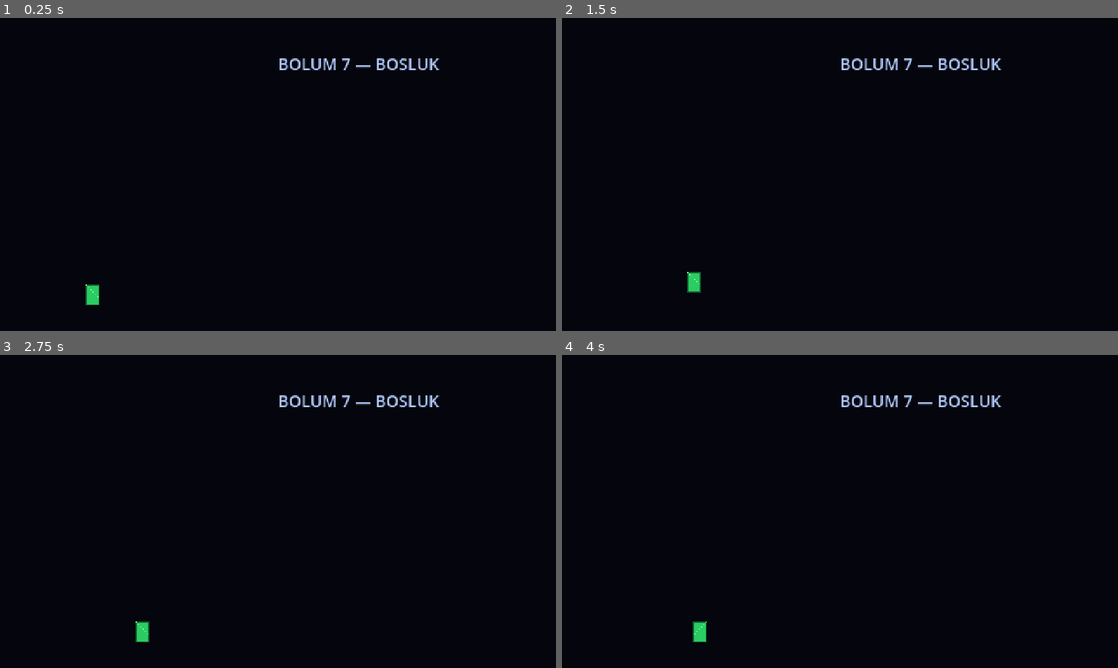
Above: before the commit, frames 1-4 (two rows, left to right).
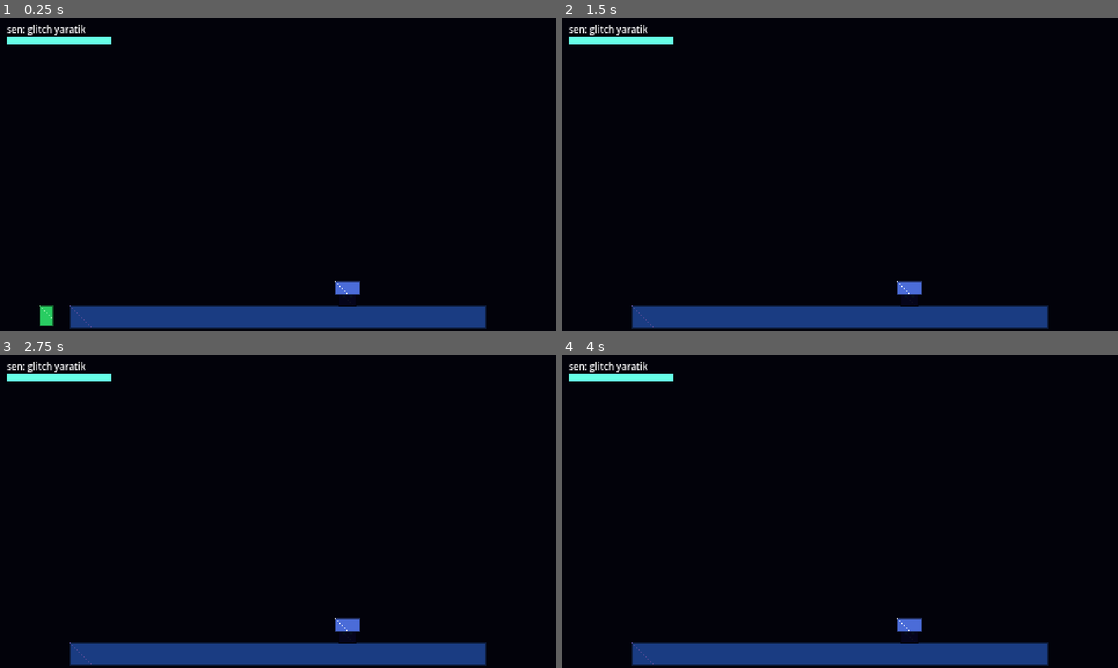
Above: after the commit, the same moments.

Repository: Eruldin/Honor-Meselesi
Game: Godot game, scene res://src/levels/ch7/Ch7.tscn
The game is run twice, just before and just after one commit, with the same random seed, the same clock (stepped at 60 frames per second) and the same inputs. This scene is started directly instead of the project's main scene.
Inputs (mouse positions are in pixels of both pictures, inside the frame that each line leads up to):
- Up to frame 1 (0.25 s): no input
- Up to frame 2 (1.5 s): tap Enter at 0.5 s; move the mouse to (962, 158) at 0.52 s; hold D (move_right) 0.53-1.25 s; tap J (attack) at 0.6 s; click (962, 158) at 0.67 s; tap Space (jump) at 0.77, 1.07 s; tap L (dash) at 0.8 s; drag from (728, 190) to (689, 265) at 1.27 s
- Up to frame 3 (2.75 s): tap Space (jump) at 2 s; move the mouse to (333, 442) at 2.02 s; hold D (move_right) from 2.03 s (still down); hold Space (jump) from 2.03 s (still down); tap K (parry) at 2.1 s
- Up to frame 4 (4 s): release D (move_right) at 2.75 s; release Space (jump) at 2.75 s; drag from (812, 574) to (723, 630) at 2.77 s; tap Enter at 3.5 s; move the mouse to (1006, 558) at 3.52 s; hold A (move_left) from 3.53 s (still down); tap J (attack) at 3.6 s; tap Space (jump) at 3.77 s; tap L (dash) at 3.8 s

The runs differ from the first frame. In frame 1, 7.3% of the frame differs, in the area x 1-88%, y 2-100%; in frame 2, 7.2%; in frame 3, 7.2%; in frame 4, 7.2%.

Commit message:
M10: Bolum 7 — Bosluk/final: perspektif kaymasi + Ouroboros
- GlitchCreature oynanabilir karakter (uçan, glitch-blink dash,
  glitch tanesi saldirisi) — oyuncu artik yaratik
- SamuraiBoss: oyuncunun samurayi final boss (ayni sheet'ler + kasa,
  slash/dash/parry-durusu AI'si, F2 cift savrulus)
- Intro cutscene: yaratik kasayi geri verir, glitch crescendo ->
  kontrol degisimi
- Ouroboros: boss yenilgisi -> yaratik kasayi alir -> jenerik ->
  sahne Prolog'a doner (dongu kapanir)
- test_ch7 (3 test) — 76/76 + 3 = su an hepsi yesil

Generated with [Devin](https://devin.ai)

Co-Authored-By: Devin <158243242+devin-ai-integration[bot]@users.noreply.github.com>

Diff:
--- a/assets_manifest.json
+++ b/assets_manifest.json
@@ -875,6 +875,52 @@
       ],
       "fps": 8,
       "pack": "0x72 Dungeon"
+    },
+    "enemy/final_samurai": {
+      "path": "sprites/samurai/FREE_Samurai 2D Pixel Art v1.2/Sprites/IDLE.png",
+      "region": [
+        0,
+        0,
+        96,
+        96
+      ],
+      "pack": "FREE_Samurai"
+    },
+    "enemy/final_samurai/idle": {
+      "path": "sprites/samurai/FREE_Samurai 2D Pixel Art v1.2/Sprites/IDLE.png",
+      "frame": [
+        96,
+        96
+      ],
+      "fps": 8,
+      "pack": "FREE_Samurai"
+    },
+    "enemy/final_samurai/walk": {
+      "path": "sprites/samurai/FREE_Samurai 2D Pixel Art v1.2/Sprites/RUN.png",
+      "frame": [
+        96,
+        96
+      ],
+      "fps": 10,
+      "pack": "FREE_Samurai"
+    },
+    "enemy/final_samurai/attack": {
+      "path": "sprites/samurai/FREE_Samurai 2D Pixel Art v1.2/Sprites/ATTACK 1.png",
+      "frame": [
+        96,
+        96
+      ],
+      "fps": 14,
+      "pack": "FREE_Samurai"
+    },
+    "enemy/final_samurai/hurt": {
+      "path": "sprites/samurai/FREE_Samurai 2D Pixel Art v1.2/Sprites/HURT.png",
+      "frame": [
+        96,
+        96
+      ],
+      "fps": 8,
+      "pack": "FREE_Samurai"
     }
   }
 }
--- /dev/null
+++ b/src/enemies/samurai_boss.gd
@@ -0,0 +1,174 @@
+class_name SamuraiBoss
+extends BossBase
+## Bolum 7 final boss'u — oyuncunun pesine dustugu samurayin kendisi.
+## player/samurai/* sheet'lerini kullanir (ayni animasyonlar, basinda
+## kasa). Saldirilari oyuncunun hareket setini yansitir: yaklasma,
+## telegraph -> kilic savrulusu, dash-gecisi, ara ara parry-durusu.
+## F2 (%50): daha hizli + cift savrulus.
+
+enum BState { SLEEP, APPROACH, TELL, SLASH, DASH_THROUGH, PARRY_STANCE, GAP }
+
+var bstate := BState.SLEEP
+var _t := 0.0
+var _player: Node2D
+var facing := -1
+var _slash_hitbox: Hitbox
+var _combo := 0
+var arena_root: Node2D
+var arena_left := 0.0
+var arena_right := 0.0
+
+
+func _init() -> void:
+	max_hp = 26
+	body_size = Vector2(14, 20)
+	contact_damage = false
+	asset_key = &"final_samurai"
+	phase_thresholds = [0.5]
+
+
+func _ready() -> void:
+	super._ready()
+	# Kasa — final boss samurayin tam hali
+	if AssetLoader.has_asset(&"prop/hat"):
+		var hat := Sprite2D.new()
+		hat.texture = AssetLoader.texture(&"prop/hat", Vector2i(22, 12))
+		hat.position = Vector2(0, -body_size.y * 0.62)
+		add_child(hat)
+	_slash_hitbox = Hitbox.new()
+	_slash_hitbox.collision_layer = 32
+	_slash_hitbox.collision_mask = 4
+	var col := CollisionShape2D.new()
+	var rect := RectangleShape2D.new()
+	rect.size = Vector2(18, 16)
+	col.shape = rect
+	_slash_hitbox.add_child(col)
+	add_child(_slash_hitbox)
+	_slash_hitbox.deactivate()
+
+
+func on_activated() -> void:
+	bstate = BState.APPROACH
+	_t = 1.2
+	Pictogram.show_on(self, &"alarm", 1.2, Vector2(0, -30))
+
+
+func on_phase_changed(_p: int) -> void:
+	FX.glitch(1.0, 0.8)
+	FX.shake(3.0, 0.4)
+
+
+func _physics_process(delta: float) -> void:
+	super._physics_process(delta)
+	if not active or not health.is_alive():
+		return
+	if _player == null:
+		_player = get_tree().get_first_node_in_group(&"player")
+		return
+	var dx: float = _player.global_position.x - global_position.x
+	facing = 1 if dx > 0 else -1
+	_t -= delta
+	var speed := 42.0 if phase >= 1 else 32.0
+
+	match bstate:
+		BState.APPROACH:
+			velocity.x = facing * speed
+			if _t <= 0.0:
+				_choose(dx)
+		BState.TELL:
+			velocity.x = 0.0
+			var c := Color(1.5, 1.2, 0.7)
+			sprite.modulate = c
+			if anims != null:
+				anims.modulate = c
+			if _t <= 0.0:
+				_do_slash()
+		BState.SLASH:
+			velocity.x = facing * 60.0
+			if _t <= 0.0:
+				_slash_hitbox.deactivate()
+				_combo += 1
+				# F2'de ikinci savrulus zincirlenir
+				if phase >= 1 and _combo % 2 == 1:
+					bstate = BState.TELL
+					_t = 0.3
+				else:
+					bstate = BState.GAP
+					_t = 1.0 if phase >= 1 else 1.4
+		BState.DASH_THROUGH:
+			velocity.x = facing * 190.0
+			if _t <= 0.0:
+				bstate = BState.GAP
+				_t = 0.9
+		BState.PARRY_STANCE:
+			velocity.x = 0.0
+			var c := Color(0.7, 0.9, 1.6)
+			sprite.modulate = c
+			if anims != null:
+				anims.modulate = c
+			if _t <= 0.0:
+				sprite.modulate = Color.WHITE
+				if anims != null:
+					anims.modulate = Color.WHITE
+				bstate = BState.GAP
+				_t = 0.8
+		BState.GAP:
+			velocity.x = move_toward(velocity.x, 0.0, 700.0 * delta)
+			if _t <= 0.0:
+				bstate = BState.APPROACH
+				_t = 1.2
+
+
+func _choose(dx: float) -> void:
+	_atk_tick += 1
+	var pick := _atk_tick % 4
+	match pick:
+		0, 2:
+			if absf(dx) < 46.0:
+				bstate = BState.TELL
+				_t = 0.45
+			else:
+				_start_dash()
+		1:
+			_start_dash()
+		_:
+			if phase >= 1:
+				bstate = BState.PARRY_STANCE
+				_t = 0.9
+			else:
+				bstate = BState.TELL
+				_t = 0.45
+
+
+var _atk_tick := 0
+
+
+func _do_slash() -> void:
+	bstate = BState.SLASH
+	_t = 0.28
+	sprite.modulate = Color.WHITE
+	if anims != null:
+		anims.modulate = Color.WHITE
+	play_anim(&"attack", 0.4)
+	_slash_hitbox.position.x = facing * 12.0
+	_slash_hitbox.activate(DamageInfo.make(
+		1, self, Vector2(facing * 130.0, -50.0), true, true))
+	AudioManager.play_sfx(&"sfx/attack", global_position)
+
+
+func _start_dash() -> void:
+	bstate = BState.DASH_THROUGH
+	_t = 0.35
+	AudioManager.play_sfx(&"sfx/dash", global_position)
+
+
+## Parry durusu sirasinda onden gelen vuruslar kivilcimlanir.
+func take_damage(info: DamageInfo) -> void:
+	if bstate == BState.PARRY_STANCE and info.source != null:
+		var dx := info.source.global_position.x - global_position.x
+		if (dx > 0) == (facing > 0):
+			FX.spark(hurtbox.global_position + Vector2(facing * 6, -4))
+			FX.hitstop(0.05)
+			AudioManager.play_sfx(&"sfx/parry", global_position)
+			return
+	super.take_damage(info)
--- a/src/levels/ch7/ch7.gd
+++ b/src/levels/ch7/ch7.gd
@@ -1,45 +1,240 @@
 extends Node2D
-## Bolum 7 stub (gercek Void/final + perspektif kaymasi M10'da).
-
-var samurai: Samurai
+## M10 — Bolum 7: Bosluk/Final. Perspektif kaymasi:
+## Oyuncu aslinda Glitch Yaratik — samuray (kasa geri almis) final boss
+## olarak onunla savasir. Yenilgi -> Ouroboros: yaratik kasayi geri
+## birakip CRT'ye siner -> sahne Prolog'a doner (dongu kapanir).
+
+const PROLOG_PATH := "res://src/levels/prolog/Prolog.tscn"
+const FLOOR_Y := 250.0
+
+@export var auto_advance := true
+
+var samurai: Samurai            ## giris cutscene'i icin (sonra boss'a cevrilir)
+var creature: GlitchCreature    ## oyuncu — perspektif kaymasi sonrasi
+var boss: SamuraiBoss
+var camera: ScreenShake
+var _player_fill: Control
+var _hud_label: Label
+var _boss_bar: Control
+var _boss_root: Control
+var _respawn_pending := false
+var _hat_prop: Sprite2D
+var _black: ColorRect
 
 
 func _ready() -> void:
 	GameState.current_chapter = &"ch7"
 	AudioManager.play_music(&"music/ch7")
+	_build_terrain()
+	_build_fx()
+	_build_hud()
+	EventBus.actor_died.connect(_on_actor_died)
+	if auto_advance:
+		_run_intro()
+	else:
+		_spawn_fight()  # testler icin dogrudan savas
+
+
+func _process(_delta: float) -> void:
+	if boss != null and is_instance_valid(boss) and boss.active:
+		_boss_root.visible = true
+		_boss_bar.size.x = 160.0 * float(boss.health.current) / maxf(boss.health.max_health, 1)
+	if creature != null and _player_fill != null:
+		_player_fill.size.x = 90.0 * float(creature.health.current) / maxf(creature.health.max_health, 1)
+
+
+func _build_terrain() -> void:
 	var bg := ColorRect.new()
-	bg.color = Color(0.02, 0.02, 0.05)
+	bg.color = Color(0.01, 0.01, 0.04)  # bosluk siyahi
 	bg.size = Vector2(480, 270)
 	add_child(bg)
-
-	var ground := StaticBody2D.new()
-	ground.collision_layer = 1
+	# Cok hafif uzak katman — kirik bellek artiklari
+	ParallaxBg.add(self, 480, [
+		{id = &"bg/ash_far", scroll = 0.05, modulate = Color(0.25, 0.2, 0.45, 0.5)},
+	])
+	# Tek genis platform — boslukta asili
+	var body := StaticBody2D.new()
+	body.collision_layer = 1
 	var col := CollisionShape2D.new()
 	var rect := RectangleShape2D.new()
-	rect.size = Vector2(480, 24)
+	rect.size = Vector2(360, 20)
 	col.shape = rect
-	ground.add_child(col)
-	ground.position = Vector2(240, 260)
-	add_child(ground)
-
+	body.add_child(col)
+	body.global_position = Vector2(240, FLOOR_Y + 8)
+	add_child(body)
+	var sp := Sprite2D.new()
+	sp.texture = AssetLoader.tiled_texture(&"terrain/ash_ground", Vector2i(360, 20))
+	sp.modulate = Color(0.35, 0.3, 0.6)
+	sp.global_position = body.global_position
+	add_child(sp)
+	# Karaltma perdesi (cutscene fade icin)
+	_black = ColorRect.new()
+	_black.color = Color.BLACK
+	_black.size = Vector2(480, 270)
+	_black.modulate.a = 0.0
+	_black.z_index = 60
+	add_child(_black)
+
+
+func _spawn_fight() -> void:
+	# Perspektif: oyuncu = Glitch Yaratik (solda, ufak), samuray = boss
+	creature = GlitchCreature.new()
+	creature.global_position = Vector2(150, FLOOR_Y - 10)
+	creature.set_input_source(PlayerInputSource.new())
+	add_child(creature)
+
+	boss = SamuraiBoss.new()
+	boss.name = "Samurai"
+	boss.arena_root = self
+	boss.arena_left = 60.0
+	boss.arena_right = 420.0
+	boss.global_position = Vector2(330, FLOOR_Y - 16)
+	add_child(boss)
+	boss.defeated.connect(_on_boss_defeated, CONNECT_ONE_SHOT)
+	boss.activate()
+
+
+func _run_intro() -> void:
+	# Samuray bosluga girer; ortada kasayi tutan yaratik bekler
 	samurai = Samurai.new()
-	samurai.global_position = Vector2(80, 230)
+	samurai.global_position = Vector2(40, FLOOR_Y - 20)
 	add_child(samurai)
 
-	var cam := ScreenShake.new()
-	cam.global_position = Vector2(240, 135)
-	add_child(cam)
-	cam.make_current()
+	_hat_prop = Sprite2D.new()
+	_hat_prop.texture = AssetLoader.texture(&"prop/hat", Vector2i(22, 12))
+	# Kasa, kucuk karanlik kutlenin ustunde (prolog yaratik gorunumu)
+	var blob := Node2D.new()
+	blob.name = "HatCreature"
+	var bs := Sprite2D.new()
+	bs.texture = AssetLoader.placeholder_texture("enemy/glitch_creature", Vector2i(16, 14))
+	bs.modulate = Color(0.05, 0.05, 0.12)
+	blob.add_child(bs)
+	for dx in [-3.0, 3.0]:
+		var eye := ColorRect.new()
+		eye.size = Vector2(2, 3)
+		eye.position = Vector2(dx - 1, -4)
+		eye.color = Color(0.4, 1.0, 0.9)
+		bs.add_child(eye)
+	_hat_prop.position = Vector2(0, -9)
+	blob.add_child(_hat_prop)
+	blob.global_position = Vector2(300, FLOOR_Y - 8)
+	add_child(blob)
+
+	samurai.sm.change_to(Samurai.S_CUTSCENE, true)
+	var cs := CutscenePlayer.new()
+	add_child(cs)
+	cs.play([
+		{op = "wait", t = 0.6},
+		{op = "walk_to", node = "samurai", x = 230, speed = 60.0},
+		{op = "picto", node = "samurai", icon = &"alarm", t = 1.0, wait = true},
+		# Yaratik kasayi samuraya geri verir — ve dunya kafamizin ustune ters doner
+		{op = "hop_to", node = "HatCreature", to = Vector2(280, FLOOR_Y - 40),
+			dur = 0.4, arc = 18.0},
+		{op = "call", fn = func() -> void:
+			_hat_prop.get_parent().remove_child(_hat_prop)
+			samurai.add_child(_hat_prop)
+			_hat_prop.position = Vector2(0, -24)},
+		{op = "wait", t = 0.4},
+		{op = "glitch", strength = 1.4, dur = 1.4},
+		{op = "fade", node = "black", to_a = 1.0, dur = 0.5},
+		{op = "call", fn = func() -> void:
+			# Perspektif kaymasi: samuray sahneden boss'a donusur,
+			# oyuncu yaratigi kontrol eder
+			samurai.queue_free()
+			blob.queue_free()
+			_spawn_fight()},
+		{op = "wait", t = 0.3},
+		{op = "fade", node = "black", to_a = 0.0, dur = 0.8},
+	], {"samurai": samurai, "HatCreature": blob, "black": _black})
+
+
+func _on_boss_defeated() -> void:
+	GameState.set_flag(&"ch7_boss_dead")
+	AudioManager.play_sfx(&"sfx/gameover")
+	await get_tree().create_timer(1.8, true).timeout
+	# Ouroboros: yaratik kasayi birakip CRT isigina siner -> Prolog
+	var cs := CutscenePlayer.new()
+	add_child(cs)
+	cs.play([
+		{op = "glitch", strength = 1.5, dur = 1.6},
+		{op = "hop_to", node = "creature", to = Vector2(240, FLOOR_Y - 30),
+			dur = 0.6, arc = 20.0},
+		{op = "call", fn = func() -> void:
+			var hat := Sprite2D.new()
+			hat.texture = AssetLoader.texture(&"prop/hat", Vector2i(22, 12))
+			hat.position = Vector2(0, -9)
+			creature.add_child(hat)},
+		{op = "wait", t = 0.6},
+		{op = "fade", node = "black", to_a = 1.0, dur = 1.0},
+		{op = "glitch", strength = 1.6, dur = 1.0},
+	], {"creature": creature, "black": _black},
+	func() -> void:
+		GameState.set_flag(&"ouroboros_done", true))
+	cs.finished.connect(_finish, CONNECT_ONE_SHOT)
+
+
+func _finish() -> void:
+	# Dongu kapanir — jenerik yazisi sonra Prolog'a don
+	AudioManager.play_music(&"music/credits")
+	var layer := CanvasLayer.new()
+	add_child(layer)
+	var label := Label.new()
+	label.text = "SAMSARA — dongu kapanir."
+	label.horizontal_alignment = HORIZONTAL_ALIGNMENT_CENTER
+	label.set_anchors_preset(Control.PRESET_CENTER)
+	label.add_theme_font_size_override("font_size", 14)
+	label.add_theme_color_override("font_color", Color(0.8, 0.9, 1.0))
+	layer.add_child(label)
+	await get_tree().create_timer(3.0, true).timeout
+	if auto_advance:
+		EventBus.scene_change_requested.emit(PROLOG_PATH)
+
+
+func _on_actor_died(actor: Node) -> void:
+	if actor != creature or _respawn_pending:
+		return
+	_respawn_pending = true
+	await get_tree().create_timer(1.4, true).timeout
+	creature.global_position = Vector2(150, FLOOR_Y - 10)
+	creature.velocity = Vector2.ZERO
+	creature.health.reset()
+	creature.dead = false
+	creature.sprite.scale = Vector2.ONE
+	creature.sprite.modulate = Color(0.05, 0.05, 0.12)
+	_respawn_pending = false
+
+
+func _build_fx() -> void:
+	camera = ScreenShake.new()
+	camera.global_position = Vector2(240, 135)
+	camera.limit_left = 0
+	camera.limit_right = 480
+	camera.limit_top = 0
+	camera.limit_bottom = 270
+	add_child(camera)
+	camera.make_current()
+	var fx := FxListener.new()
+	fx.camera_path = camera.get_path()
+	add_child(fx)
 	add_child(PostFX.new())
 	add_child(SettingsMenu.new())
 
+
+func _build_hud() -> void:
 	var layer := CanvasLayer.new()
 	add_child(layer)
-	var banner := Label.new()
-	banner.text = "BOLUM 7 — BOSLUK"
-	banner.horizontal_alignment = HORIZONTAL_ALIGNMENT_CENTER
-	banner.set_anchors_preset(Control.PRESET_CENTER_TOP)
-	banner.position.y = 30
-	banner.add_theme_font_size_override("font_size", 14)
-	banner.add_theme_color_override("font_color", Color(0.7, 0.8, 1.0))
-	layer.add_child(banner)
+	_hud_label = Label.new()
+	_hud_label.text = "sen: glitch yaratik"
+	_hud_label.position = Vector2(6, 4)
+	_hud_label.add_theme_font_size_override("font_size", 8)
+	layer.add_child(_hud_label)
+	var pb := HudBars.make(90, 7, Color(0.4, 1.0, 0.9))
+	pb.root.position = Vector2(6, 16)
+	layer.add_child(pb.root)
+	_player_fill = pb.fill
+	var bb := HudBars.make(160, 6, Color(0.9, 0.4, 0.3))
+	bb.root.position = Vector2(160, 250)
+	layer.add_child(bb.root)
+	_boss_root = bb.root
+	_boss_root.visible = false
+	_boss_bar = bb.fill
--- /dev/null
+++ b/src/player/glitch_bolt.gd
@@ -0,0 +1,46 @@
+class_name GlitchBolt
+extends Area2D
+## Glitch Yaratik'in menzilli saldirisi — cyan glitch tanesi.
+## Dusman katmanina (16) vurur, 1 hasar, duvara/fayiz mesafede silinir.
+
+var vel := Vector2(150, 0)
+var dmg := 1
+var src: Node
+var _life := 1.2
+
+
+func _ready() -> void:
+	collision_layer = 8
+	collision_mask = 16
+	var bc := CollisionShape2D.new()
+	var br := RectangleShape2D.new()
+	br.size = Vector2(6, 4)
+	bc.shape = br
+	add_child(bc)
+	var bs := Sprite2D.new()
+	bs.texture = AssetLoader.placeholder_texture("fx/bolt", Vector2i(6, 4))
+	bs.modulate = Color(0.4, 1.0, 0.9)
+	add_child(bs)
+	area_entered.connect(_on_hit)
+
+
+func _physics_process(delta: float) -> void:
+	position += vel * delta
+	# titresim — glitch dokusu
+	modulate.a = 0.7 + 0.3 * absf(sin(Time.get_ticks_msec() * 0.02))
+	_life -= delta
+	if _life <= 0.0:
+		queue_free()
+
+
+func _on_hit(area: Area2D) -> void:
+	var hb := area as Hurtbox
+	if hb == null:
+		return
+	var owner := hb.get_parent()
+	if owner != null and owner.has_method("take_damage"):
+		var s: Node = src if is_instance_valid(src) else null
+		owner.take_damage(DamageInfo.make(
+			dmg, s, Vector2(signf(vel.x) * 60.0, -20.0), false, false))
+	FX.hitstop(0.04)
+	queue_free()
--- /dev/null
+++ b/src/player/glitch_creature.gd
@@ -0,0 +1,122 @@
+class_name GlitchCreature
+extends CharacterBody2D
+## Bolum 7 — perspektif kaymasi: oyuncu artik Glitch Yaratik.
+## Hafif/ucan: dusuk yercekimi, kisik dusme hizi. Saldirisi glitch
+## tanesi (menzilli), dash'i kisa glitch-kaybolusu (i-frame).
+
+var input: InputSource
+var health: Health
+var hurtbox: Hurtbox
+var sprite: Sprite2D
+var facing := -1
+var _dash_cd := 0.0
+var _iframes := 0.0
+var _flicker := 0.0
+var dead := false
+
+signal died
+
+
+func _ready() -> void:
+	add_to_group(&"player")
+	collision_layer = 4
+	collision_mask = 1 | 32
+	var col := CollisionShape2D.new()
+	var rect := RectangleShape2D.new()
+	rect.size = Vector2(12, 10)
+	col.shape = rect
+	add_child(col)
+
+	# Prolog'daki yaratikla ayni gorunum: koyu kutle + cyan gozler
+	sprite = Sprite2D.new()
+	sprite.texture = AssetLoader.placeholder_texture("enemy/glitch_creature", Vector2i(16, 14))
+	sprite.modulate = Color(0.05, 0.05, 0.12)
+	add_child(sprite)
+	for dx in [-3.0, 3.0]:
+		var eye := ColorRect.new()
+		eye.size = Vector2(2, 3)
+		eye.position = Vector2(dx - 1, -4)
+		eye.color = Color(0.4, 1.0, 0.9)
+		sprite.add_child(eye)
+
+	health = Health.new()
+	health.max_health = 5
+	add_child(health)
+	health.died.connect(_on_died)
+
+	hurtbox = Hurtbox.new()
+	hurtbox.collision_layer = 4
+	hurtbox.collision_mask = 32
+	var hb := CollisionShape2D.new()
+	var hr := RectangleShape2D.new()
+	hr.size = Vector2(12, 10)
+	hb.shape = hr
+	hurtbox.add_child(hb)
+	add_child(hurtbox)
+	hurtbox.hit_received.connect(_on_hit_info)
+
+
+func set_input_source(src: InputSource) -> void:
+	if input != null:
+		input.queue_free()
+	input = src
+	add_child(input)
+
+
+func _physics_process(delta: float) -> void:
+	if dead or input == null:
+		return
+	input.poll()
+	_dash_cd = maxf(_dash_cd - delta, 0.0)
+	_iframes = maxf(_iframes - delta, 0.0)
+
+	# Ucan: hafif yercekimi + dusuk maks dusus
+	velocity.y = minf(velocity.y + 500.0 * delta, 90.0)
+	var dir := input.move_axis()
+	velocity.x = move_toward(velocity.x, dir * 80.0, 500.0 * delta)
+	if absf(dir) > 0.1:
+		facing = 1 if dir > 0 else -1
+	# Fliker: glitch karakteri hafif titrer
+	_flicker += delta
+	sprite.modulate = Color(0.05, 0.05, 0.12 + 0.08 * absf(sin(_flicker * 13.0)))
+
+	if input.jump_just_pressed():
+		velocity.y = -160.0  # hafif hop
+	if input.dash_just_pressed() and _dash_cd <= 0.0:
+		_dash_cd = 0.7
+		_iframes = 0.25
+		FX.glitch(0.35, 0.2)
+		position.x += facing * 26.0
+		AudioManager.play_sfx(&"sfx/dash", global_position)
+	if input.attack_just_pressed():
+		_fire_bolt()
+	move_and_slide()
+
+
+func _fire_bolt() -> void:
+	var bolt := GlitchBolt.new()
+	bolt.vel = Vector2(facing * 150.0, 0)
+	bolt.src = self
+	bolt.global_position = global_position + Vector2(facing * 9.0, -4)
+	get_parent().add_child(bolt)
+	AudioManager.play_sfx(&"sfx/attack", global_position, -6.0)
+
+
+func _on_hit_info(info: DamageInfo) -> void:
+	if _iframes > 0.0 or dead:
+		return
+	health.take(info.damage)
+	_iframes = 0.8
+	FX.shake(2.0, 0.2)
+	AudioManager.play_sfx(&"sfx/hurt", global_position)
+	sprite.modulate = Color(2.0, 0.6, 0.6)
+
+
+func _on_died() -> void:
+	dead = true
+	EventBus.actor_died.emit(self)
+	died.emit()
+	sprite.modulate = Color(1.0, 0.2, 0.2)
+	var tw := create_tween()
+	tw.tween_property(sprite, "scale", Vector2.ZERO, 0.6)
+	FX.glitch(1.2, 0.9)
--- /dev/null
+++ b/tests/test_ch7.gd
@@ -0,0 +1,57 @@
+extends GutTest
+## M10 — Bolum 7: Bosluk + perspektif kaymasi + Ouroboros.
+
+
+func before_each() -> void:
+	GameState.reset()
+
+
+func _frames(n: int) -> void:
+	for i in n:
+		await get_tree().physics_frame
+
+
+func test_glitch_creature_moves_and_shoots() -> void:
+	var c := GlitchCreature.new()
+	var ai := AIInputSource.new()
+	c.set_input_source(ai)
+	add_child_autofree(c)
+	ai.axis(1.0)
+	await _frames(20)
+	assert_gt(c.global_position.x, 0.0, "yaratik saga ilerler")
+	ai.tap(&"attack")
+	await _frames(3)
+	var bolts := get_tree().get_nodes_in_group(&"")  # bolt sahnede
+	var found := false
+	for n in get_children():
+		if n is GlitchBolt:
+			found = true
+	assert_true(found, "glitch tanesi firlatilir")
+
+
+func test_samurai_boss_slash_and_parry() -> void:
+	var b := SamuraiBoss.new()
+	b.arena_left = -200
+	b.arena_right = 200
+	b.global_position = Vector2(50, 0)
+	var c := GlitchCreature.new()
+	c.global_position = Vector2(20, 0)
+	add_child_autofree(b)
+	add_child_autofree(c)
+	b.activate()
+	await _frames(40)
+	assert_true(b.bstate != SamuraiBoss.BState.SLEEP, "boss uyanir")
+	watch_signals(b)
+	b.take_damage(DamageInfo.make(999, c))
+	await _frames(2)
+	assert_signal_emitted(b, "defeated")
+
+
+func test_ch7_scene_builds_fight() -> void:
+	var scene: Node2D = load("res://src/levels/ch7/Ch7.tscn").instantiate()
+	scene.auto_advance = false  # intro cutscene'i atla, dogrudan savas
+	add_child_autofree(scene)
+	await _frames(10)
+	assert_not_null(scene.creature, "yaratik oyuncu var")
+	assert_not_null(scene.boss, "samurai boss var")
+	assert_eq(GameState.current_chapter, &"ch7")
Not shown, added: src/enemies/samurai_boss.gd.uid
Not shown, added: src/player/glitch_bolt.gd.uid
Not shown, added: src/player/glitch_creature.gd.uid
Not shown, added: tests/test_ch7.gd.uid
Not shown, added: tools/record_ch6.gd.uid
